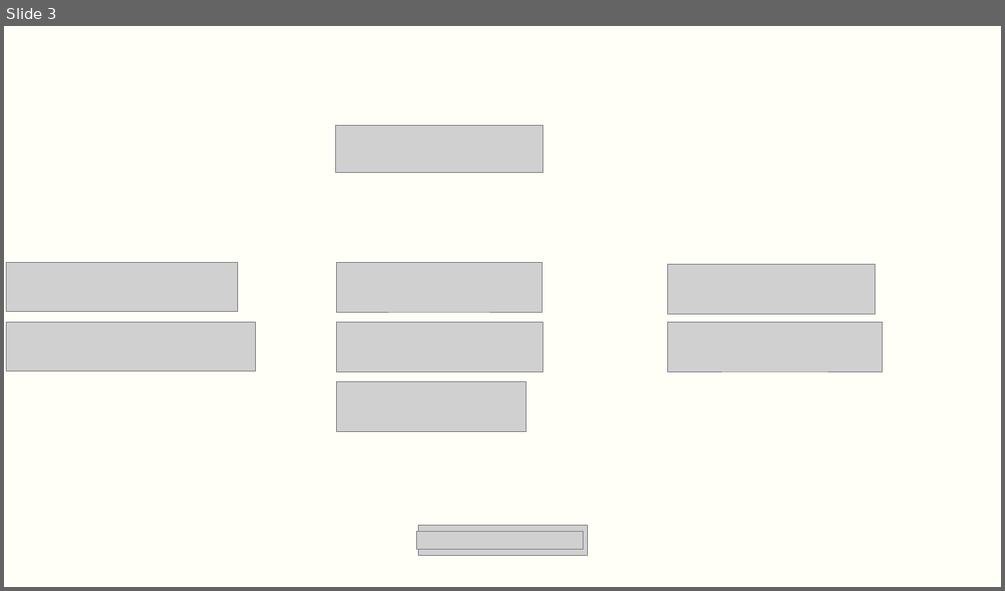
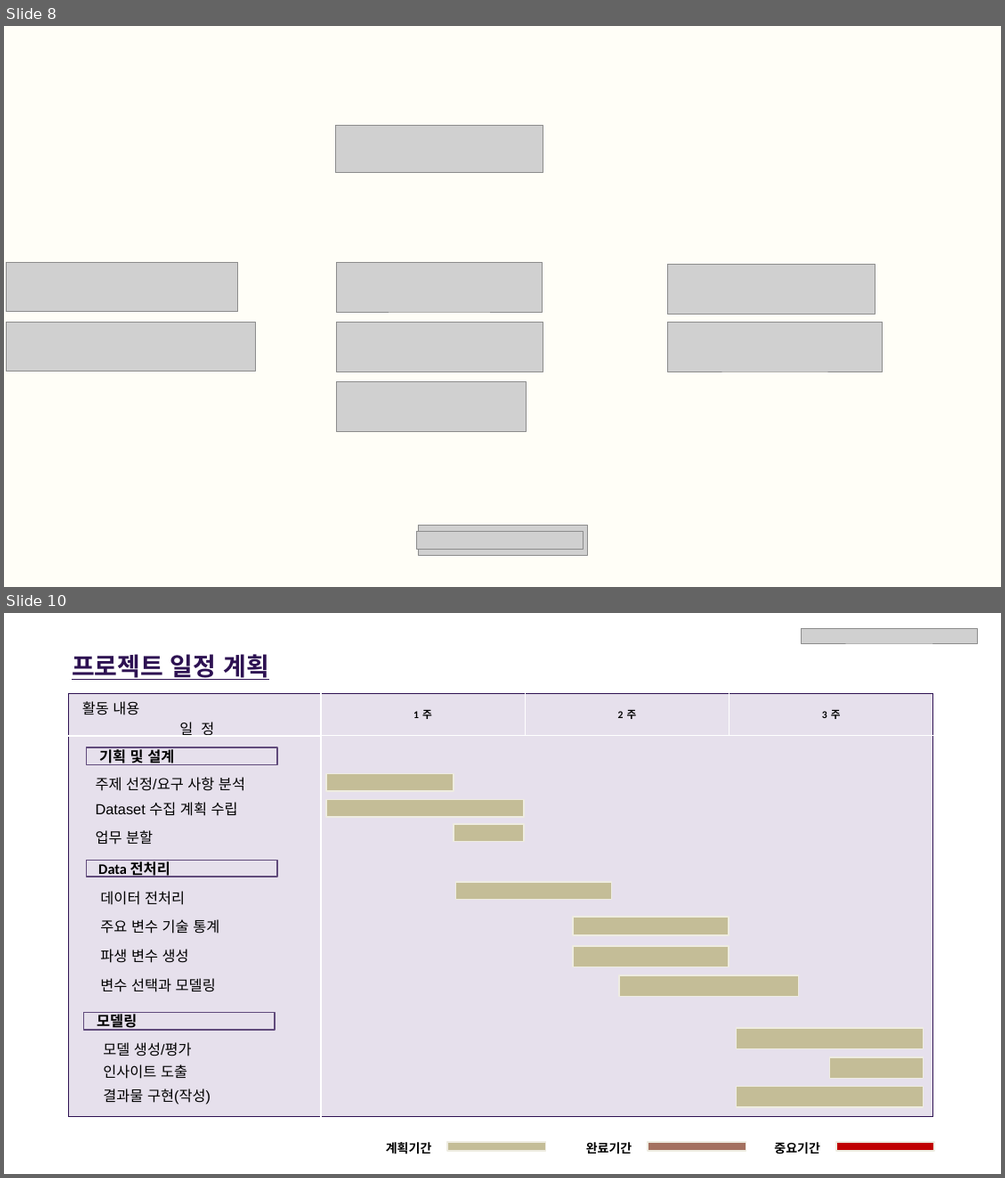
Before and after one commit to naleetwo/MidtermProject, a slide deck: PPT/2팀 중간프로젝트.pptx. Shown one above the other, each under a label of ours: slide 3 before the commit, slides 8 and 10 after it; the slides between them are not shown. The pictures are 1005x591 and 1005x1178 pixels, drawn with LibreOffice and Linux fonts; fonts in the diff are those of the drawing; grey boxes stand for pictures; background and template pictures are left out. Boxes give left, top, right and bottom in pixels: in the first picture for what was removed or moved away, otherwise in the second. Text is boxed around its words. In the diff, an @@ line names an element or a change of style, - is before the commit and + after.

Commit message:
ppt 업데이트 입니다.

```diff
--- a/PPT/2팀 중간프로젝트.pptx
+++ b/PPT/2팀 중간프로젝트.pptx
@@ slide 10 added at [4,613,1001,1174], background #FFFFFF @@
@@ picture added at [801,628,977,643] @@
@@ text added at [72,654,269,680], 36 pt, text #2D1152, bold, underline @@
+프로젝트 일정 계획
@@ table added at [68,693,932,1117], 2 rows, 4 columns @@
+활동 내용 / 일 정 | 1 주 | 2 주 | 3 주
+ |  |  | 
@@ rectangle added at [86,747,277,764], outline #604A7B 2 pt, 21 pt, text #000000, bold @@
+기획 및 설계
@@ text added at [96,777,245,791], 21 pt, text #000000 @@
+주제 선정/요구 사항 분석
@@ rectangle added at [326,773,453,791], fill #C4BD97, outline #EEECE1 2 pt @@
@@ rectangle added at [326,799,524,817], fill #C4BD97, outline #EEECE1 2 pt @@
@@ text added at [96,802,238,816], 21 pt, text #000000 @@
+Dataset 수집 계획 수립
@@ rectangle added at [453,824,524,842], fill #C4BD97, outline #EEECE1 2 pt @@
@@ text added at [96,830,153,844], 21 pt, text #000000 @@
+업무 분할
@@ rectangle added at [86,860,277,877], outline #604A7B 2 pt, 21 pt, text #000000, bold @@
+Data 전처리
@@ text added at [100,891,185,905], 21 pt, text #000000 @@
+데이터 전처리
@@ rectangle added at [455,882,612,899], fill #C4BD97, outline #EEECE1 2 pt @@
@@ text added at [100,919,219,933], 21 pt, text #000000 @@
+주요 변수 기술 통계
@@ rectangle added at [573,916,728,935], fill #C4BD97, outline #EEECE1 2 pt @@
@@ text added at [100,949,189,963], 21 pt, text #000000 @@
+파생 변수 생성
@@ rectangle added at [573,946,728,967], fill #C4BD97, outline #EEECE1 2 pt @@
@@ text added at [100,978,216,992], 21 pt, text #000000 @@
+변수 선택과 모델링
@@ rectangle added at [619,975,798,997], fill #C4BD97, outline #EEECE1 2 pt @@
@@ rectangle added at [84,1013,275,1030], outline #604A7B 2 pt, 21 pt, text #000000, bold @@
+모델링
@@ rectangle added at [736,1028,923,1048], fill #C4BD97, outline #EEECE1 2 pt @@
@@ text added at [103,1042,192,1056], 21 pt, text #000000 @@
+모델 생성/평가
@@ text added at [103,1064,187,1078], 21 pt, text #000000 @@
+인사이트 도출
@@ rectangle added at [829,1057,923,1078], fill #C4BD97, outline #EEECE1 2 pt @@
@@ text added at [103,1088,210,1104], 21 pt, text #000000 @@
+결과물 구현(작성)
@@ rectangle added at [736,1086,923,1107], fill #C4BD97, outline #EEECE1 2 pt @@
@@ text added at [386,1142,432,1154], 18 pt, text #000000, bold @@
+계획기간
@@ rectangle added at [447,1142,546,1151], fill #C4BD97, outline #EEECE1 2 pt @@
@@ text added at [586,1142,632,1154], 18 pt, text #000000, bold @@
+완료기간
@@ rectangle added at [647,1142,745,1151], fill #A47160, outline #EEECE1 2 pt @@
@@ text added at [774,1142,820,1154], 18 pt, text #000000, bold @@
+중요기간
@@ rectangle added at [836,1142,934,1151], fill #C00000, outline #EEECE1 2 pt @@
@@ what was slide 3 is now slide 8 @@
```
Also in this commit, not shown: 2 slides changed, 7 other slides added, 2 slides removed.
